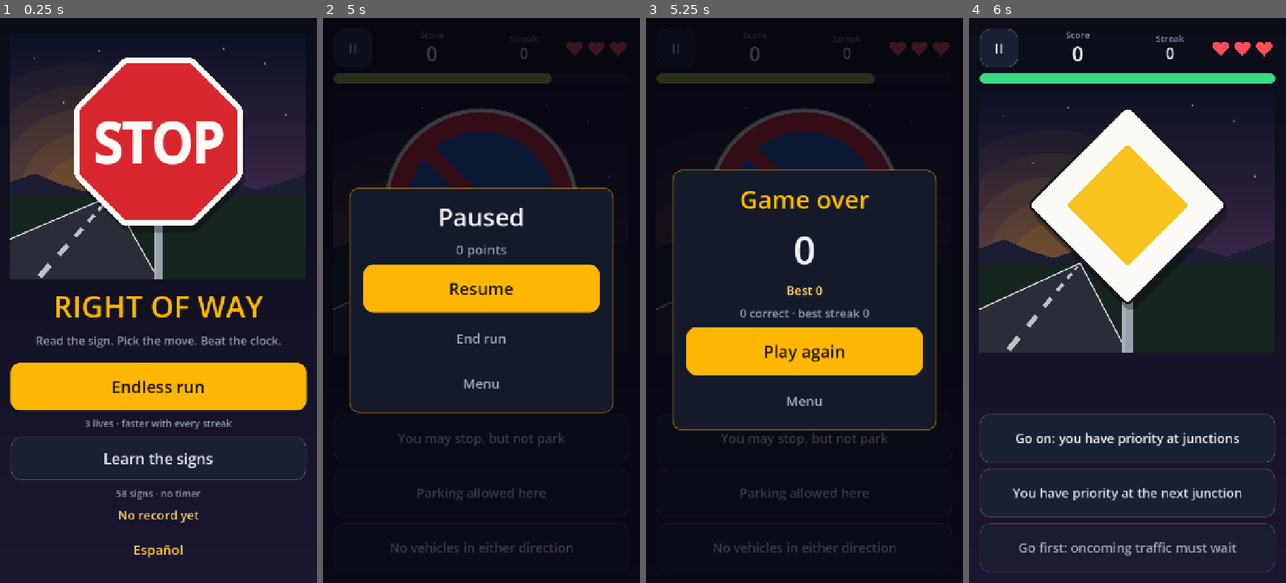
Above: before the commit, frames 1-4 (left to right).
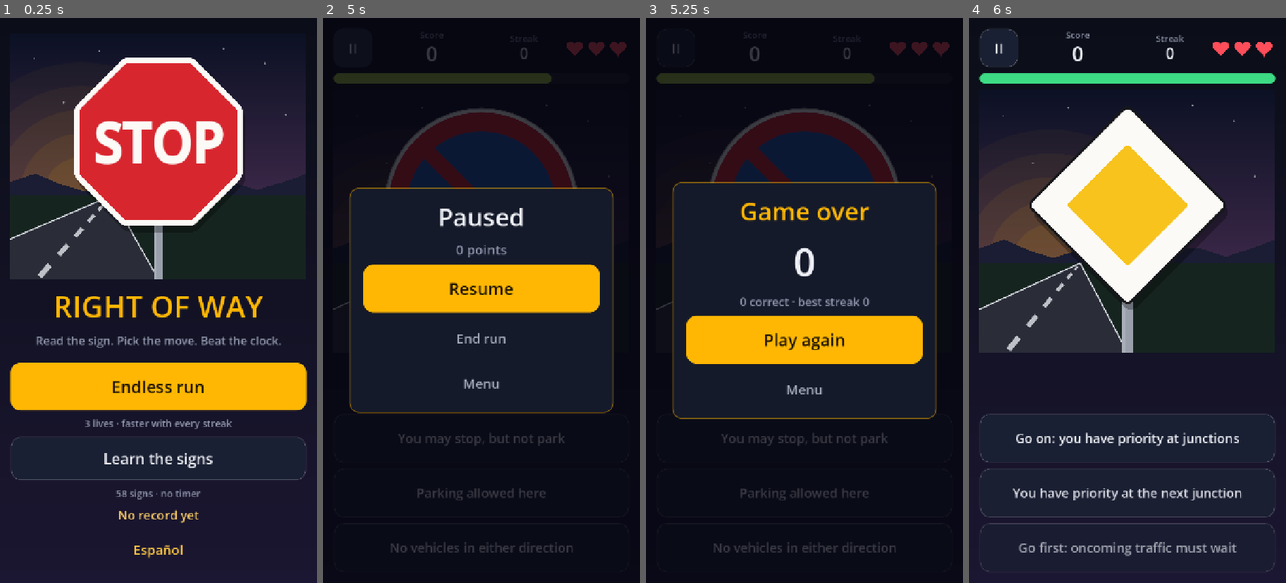
Above: after the commit, the same moments.

Repository: 4gus71n/cartridge
Game: Godot game, scene res://scenes/main.tscn
Same seed, same stepped clock (60 frames per second), same inputs: the game is played once before the commit and once after it.
Inputs:
- Up to frame 1 (0.25 s): no input
- Up to frame 2 (5 s): click "Endless run" at 0.5 s; click "II" at 1.25 s; click "You may stop, but not park" at 2 s; click "Parking allowed here" at 2.75 s; click "Resume" at 3.5 s; click "II" at 4.25 s
- Up to frame 3 (5.25 s): click "End run" at 5 s
- Up to frame 4 (6 s): click "Play again" at 5.75 s

Frames 1-2 are identical in both runs. In frame 3, 7.2% of the frame differs, in the area x 8-92%, y 26-73%; in frame 4, nothing differs.

Commit message:
feat(games): Right of Way — 58 code-drawn signs, endless + learn modes, verified

Diff:
--- a/games/right-of-way/scripts/main.gd
+++ b/games/right-of-way/scripts/main.gd
@@ -439,7 +439,7 @@
 		var nb := _label(tr("NEW_BEST"), 34, GOLD)
 		box.add_child(nb)
 		_flash(nb)
-	else:
+	elif Settings.best_score > 0:
 		box.add_child(_label(tr("BEST") % Settings.best_score, 28, GOLD))
 	var stats := _label(tr("STATS") % [run.correct, run.best_streak], 26, MUTED)
 	stats.autowrap_mode = TextServer.AUTOWRAP_WORD_SMART
Not shown, changed: games/right-of-way/export_presets.cfg
